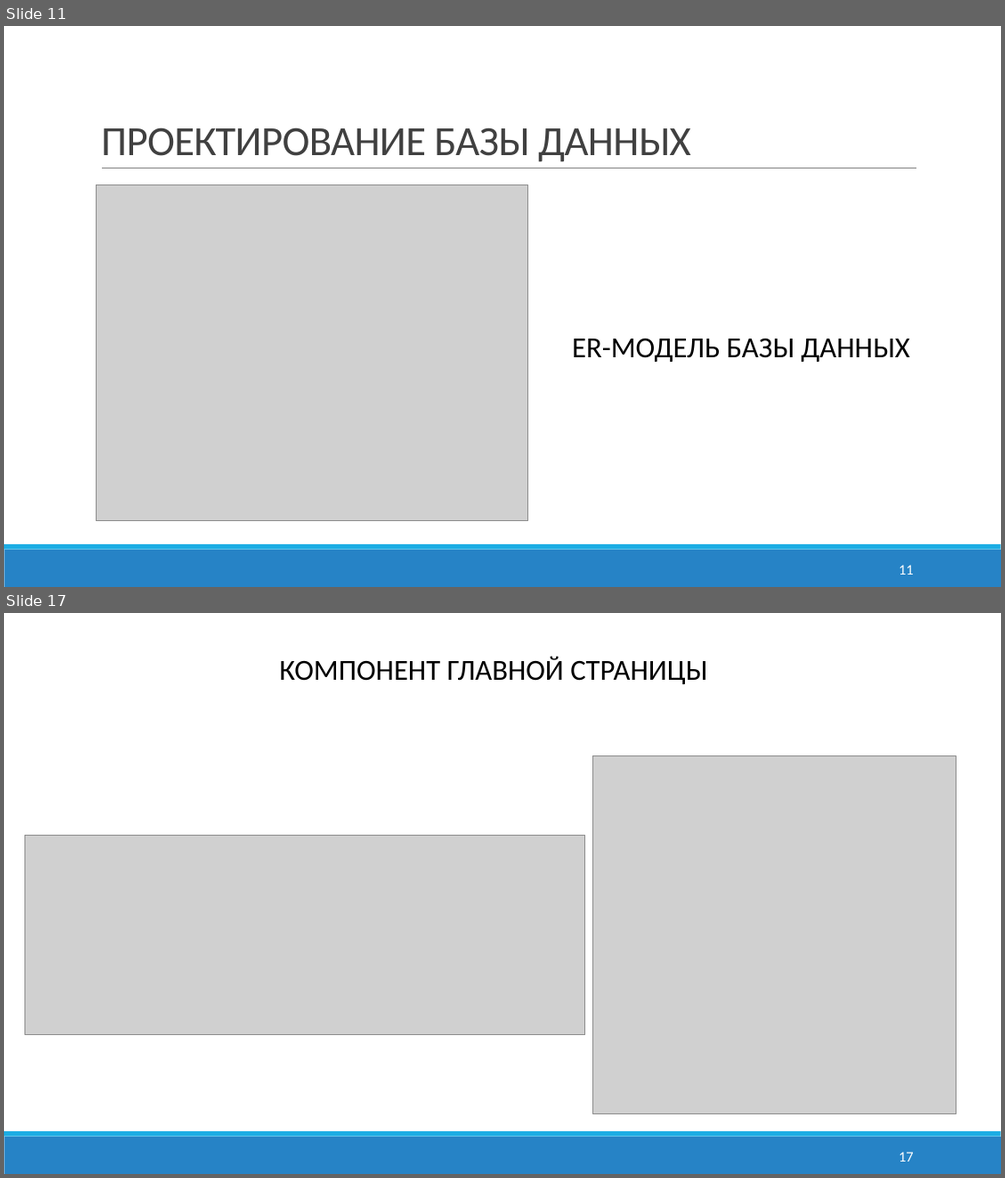
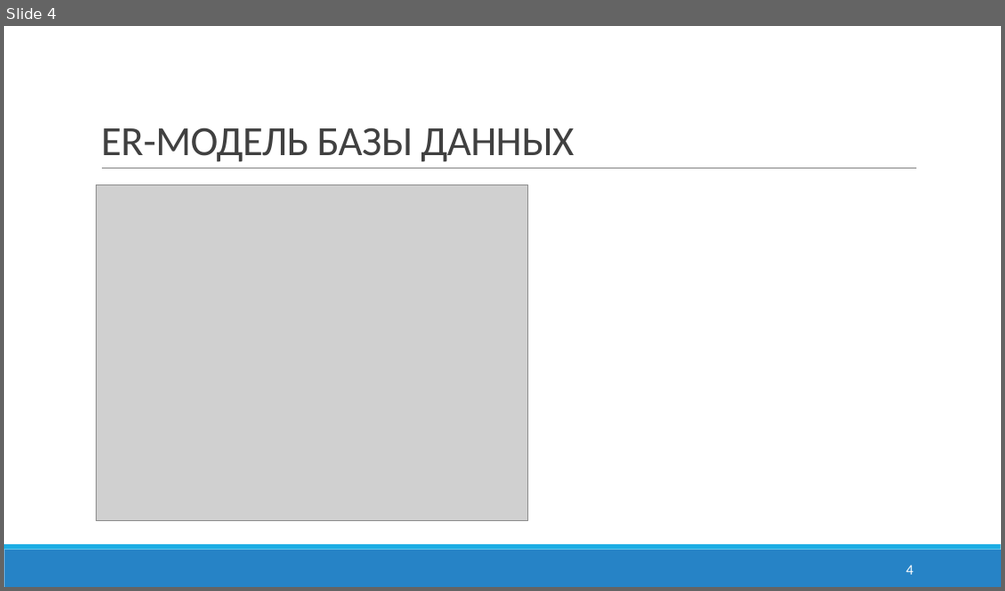
Before and after one commit to NikvaseN/degree-work, a slide deck: docs/Презентация.pptx. Shown one above the other, each under a label of ours: slides 11 and 17 before the commit, slide 4 after it; the slides between them are not shown. The pictures are 1005x1178 and 1005x591 pixels, drawn with LibreOffice and Linux fonts; fonts in the diff are those of the drawing; grey boxes stand for pictures. Boxes give left, top, right and bottom in pixels: in the first picture for what was removed or moved away, otherwise in the second. Text is boxed around its words. In the diff, an @@ line names an element or a change of style, - is before the commit and + after.

```diff
--- a/docs/Презентация.pptx
+++ b/docs/Презентация.pptx
@@ slide 17 removed at (x1=4, y1=613, x2=1001, y2=1174), background #FFFFFF; not listed: 2 template elements that a slide beside it also shows @@
@@ text removed at (x1=279, y1=657, x2=707, y2=684) @@
-КОМПОНЕНТ ГЛАВНОЙ СТРАНИЦЫ
@@ picture removed at (x1=593, y1=755, x2=956, y2=1114) @@
@@ picture removed at (x1=25, y1=835, x2=585, y2=1034) @@
@@ page number removed at (x1=898, y1=1151, x2=914, y2=1161) @@
-17
@@ what was slide 11 is now slide 4 @@
@@ slide 4 changed as well @@
@@ title at (x1=101, y1=127, x2=574, y2=162): text changed @@
-ПРОЕКТИРОВАНИЕ БАЗЫ ДАННЫХ
+ER-МОДЕЛЬ БАЗЫ ДАННЫХ
@@ text removed at (x1=572, y1=338, x2=909, y2=362) @@
-ER-МОДЕЛЬ БАЗЫ ДАННЫХ
@@ page number at (x1=906, y1=564, x2=913, y2=574): text changed @@
-11
+4
```
Also in this commit, not shown: 1 other slide changed, 2 slides added, 16 other slides removed, 13 other files.
